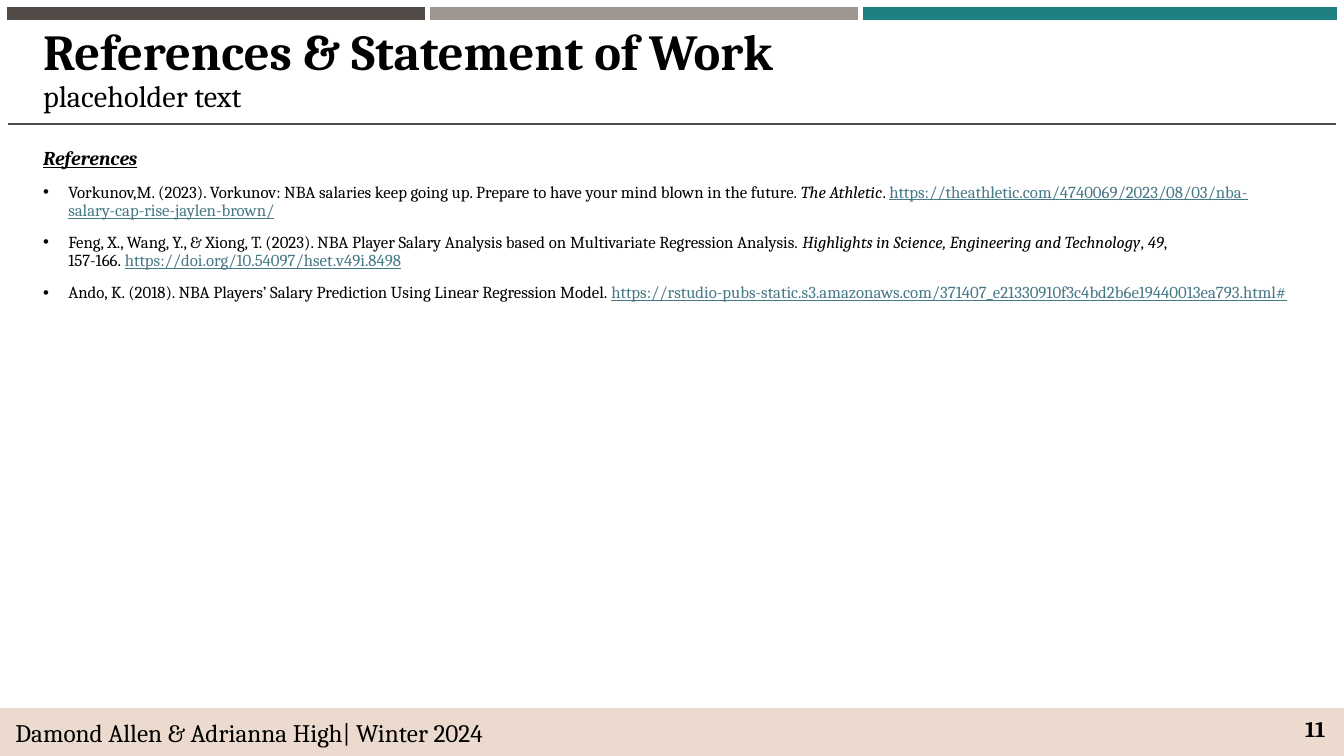
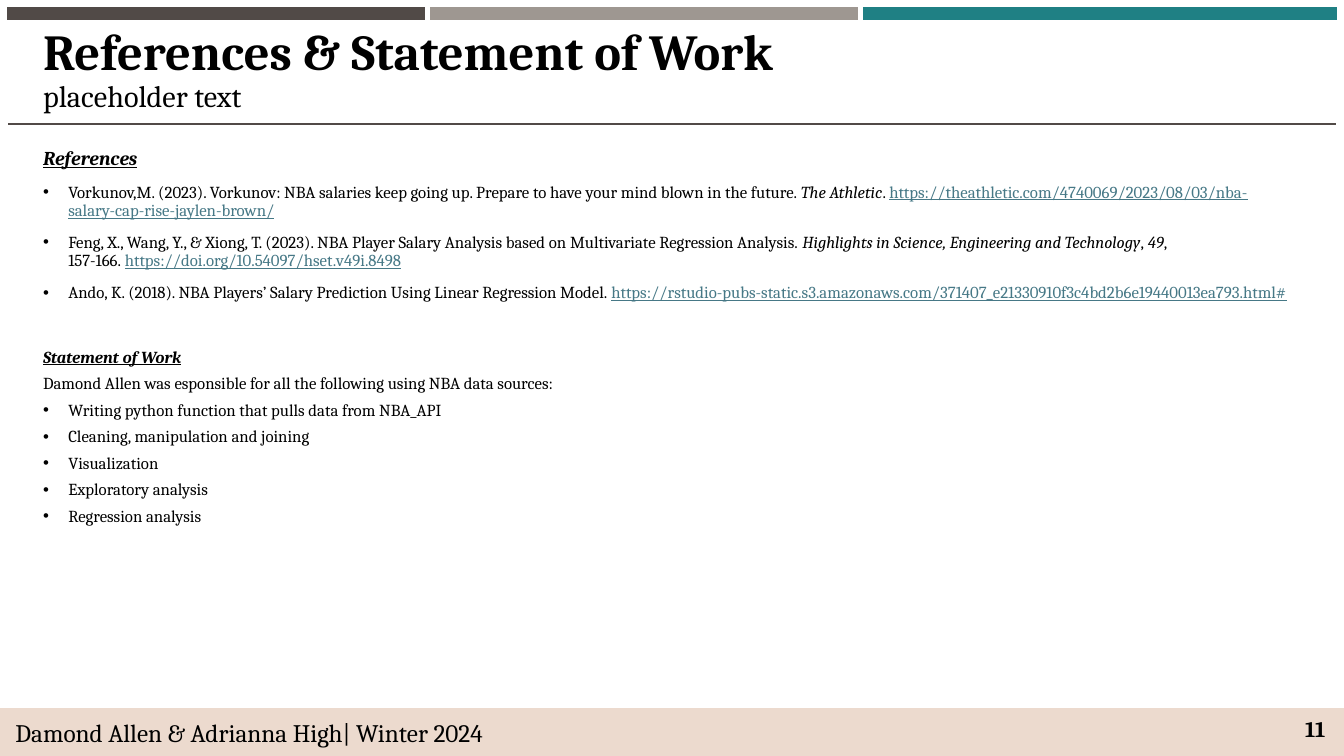
Before and after one commit to dallen014/team24_milestone1, a slide deck: slide 11 of deliverables/NBA_Contract_Analysis.pptx. Drawn at 1344x756 pixels with LibreOffice and Linux fonts; fonts in the diff are those of the drawing. Boxes give left, top, right and bottom in pixels: in the first picture for what was removed or moved away, otherwise in the second. Text is boxed around its words. In the diff, an @@ line names an element or a change of style, - is before the commit and + after.

```diff
--- a/deliverables/NBA_Contract_Analysis.pptx
+++ b/deliverables/NBA_Contract_Analysis.pptx
@@ text at (x1=43, y1=351, x2=553, y2=526): paragraphs added @@
+Statement of Work
+Damond Allen was esponsible for all the following using NBA data sources:
+• Writing python function that pulls data from NBA_API
+• Cleaning, manipulation and joining
+• Visualization
+• Exploratory analysis
+• Regression analysis
```
Also in this commit, not shown: 3 other slides changed, 1 slide added, 1 slide removed, 7 other files.
